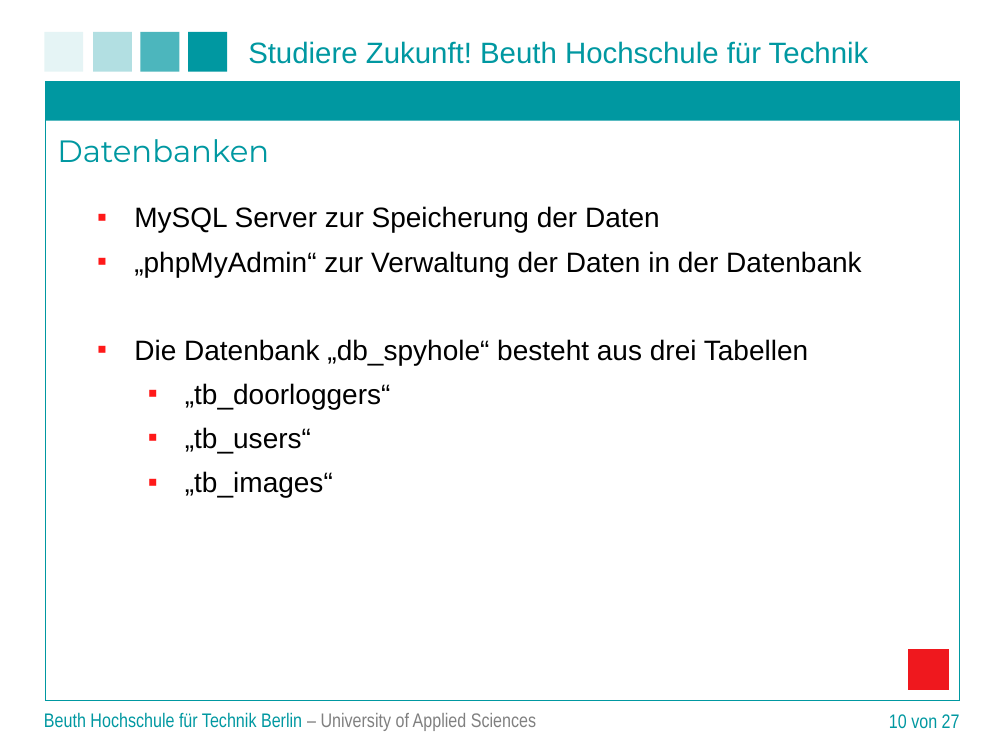
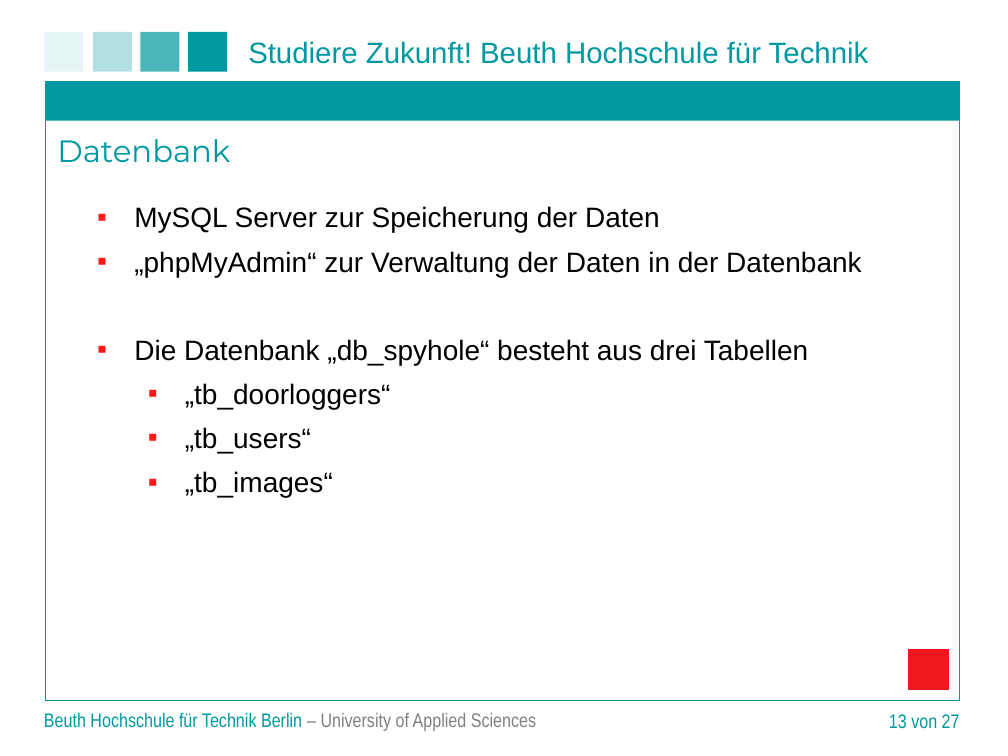
Before and after one commit to matt-han/TuerSpion, a slide deck: slide 13 of Projektpraesentation.ppt (slide 10 before the commit). Drawn at 1008x756 pixels with LibreOffice and Linux fonts; fonts in the diff are those of the drawing; background and template pictures are left out. Boxes give left, top, right and bottom in pixels: in the first picture for what was removed or moved away, otherwise in the second. Text is boxed around its words. In the diff, an @@ line names an element or a change of style, - is before the commit and + after.

```diff
--- a/Projektpraesentation.ppt
+++ b/Projektpraesentation.ppt
@@ text at (57,139,230,162): text changed @@
-Datenbanken
+Datenbank
@@ page number at (889,714,960,729): text changed @@
-10 von 27
+13 von 27
```
Also in this commit, not shown: 5 other slides changed.
